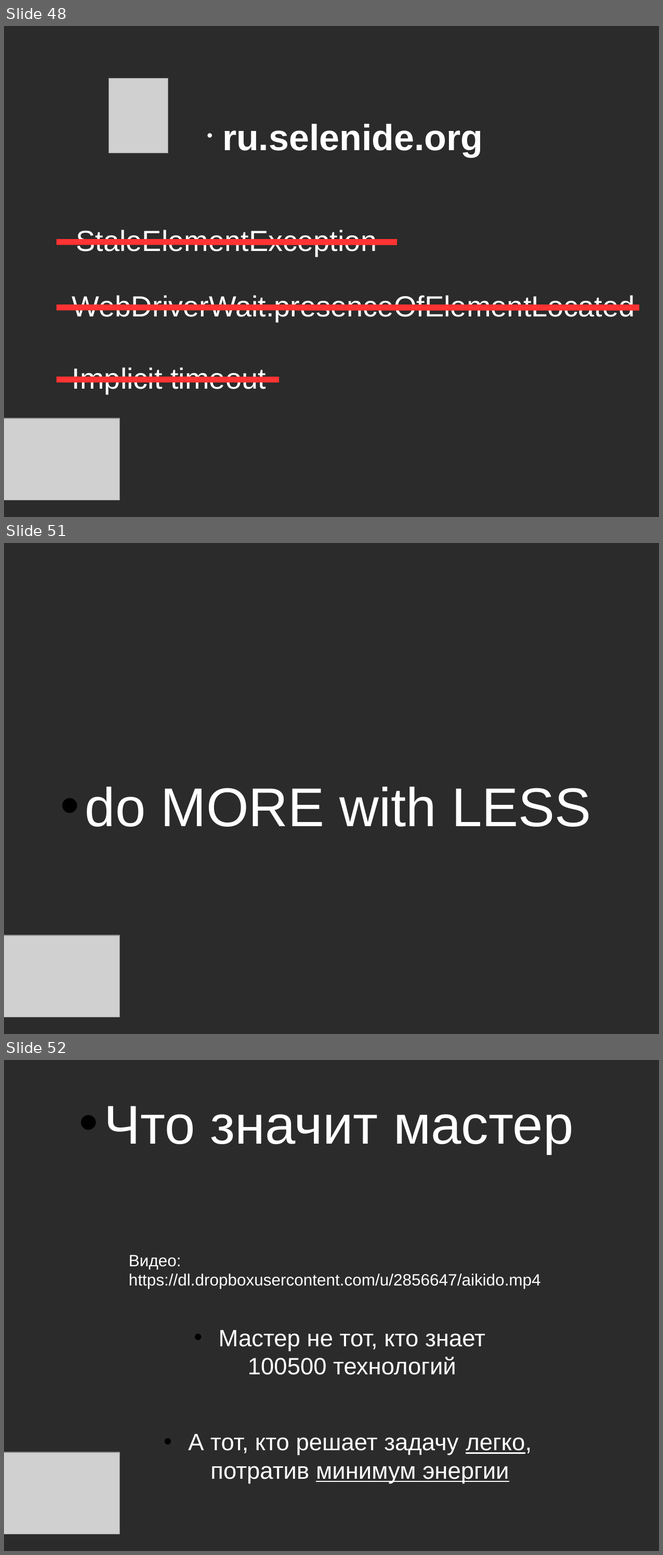
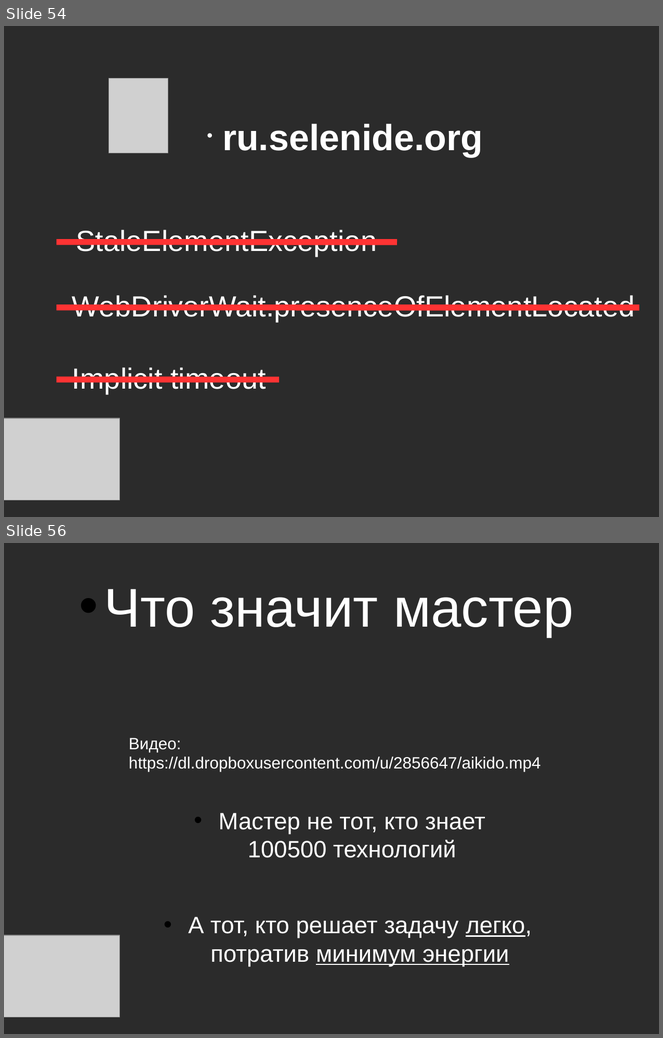
Before and after one commit to asolntsev/presentations, a slide deck: ui-tests/the_fast_and_the_continuous.sqadays2014.odp. Shown one above the other, each under a label of ours: slides 48, 51 and 52 before the commit, slides 54 and 56 after it; the slides between them are not shown. The pictures are 663x1555 and 663x1038 pixels, drawn with LibreOffice and Linux fonts; fonts in the diff are those of the drawing; grey boxes stand for pictures; background and template pictures are left out; a plain dark background stands for a picture behind light text. Boxes give left, top, right and bottom in pixels: in the first picture for what was removed or moved away, otherwise in the second. Text is boxed around its words. In the diff, an @@ line names an element or a change of style, - is before the commit and + after.

```diff
--- a/ui-tests/the_fast_and_the_continuous.sqadays2014.odp
+++ b/ui-tests/the_fast_and_the_continuous.sqadays2014.odp
@@ slide 51 removed at (4, 543, 659, 1034), background picture (left out) @@
@@ text removed at (85, 787, 591, 827) @@
-• do MORE with LESS
@@ picture removed at (4, 936, 119, 1017) @@
@@ what was slide 48 is now slide 54 @@
@@ what was slide 52 is now slide 56 @@
```
Also in this commit, not shown: 7 slides added, 2 other slides removed.
